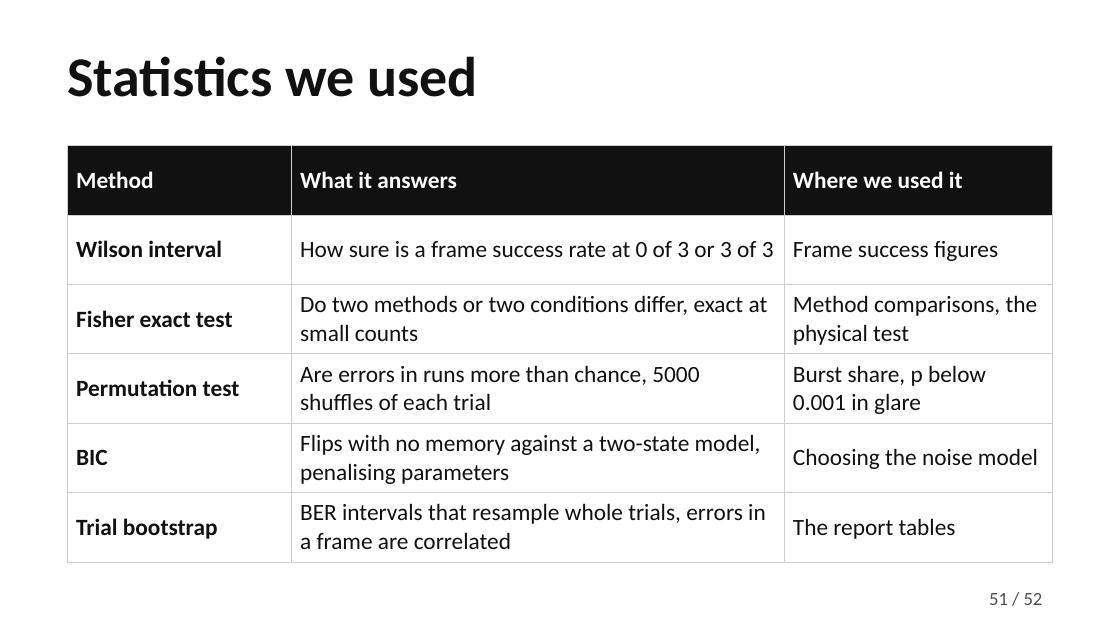
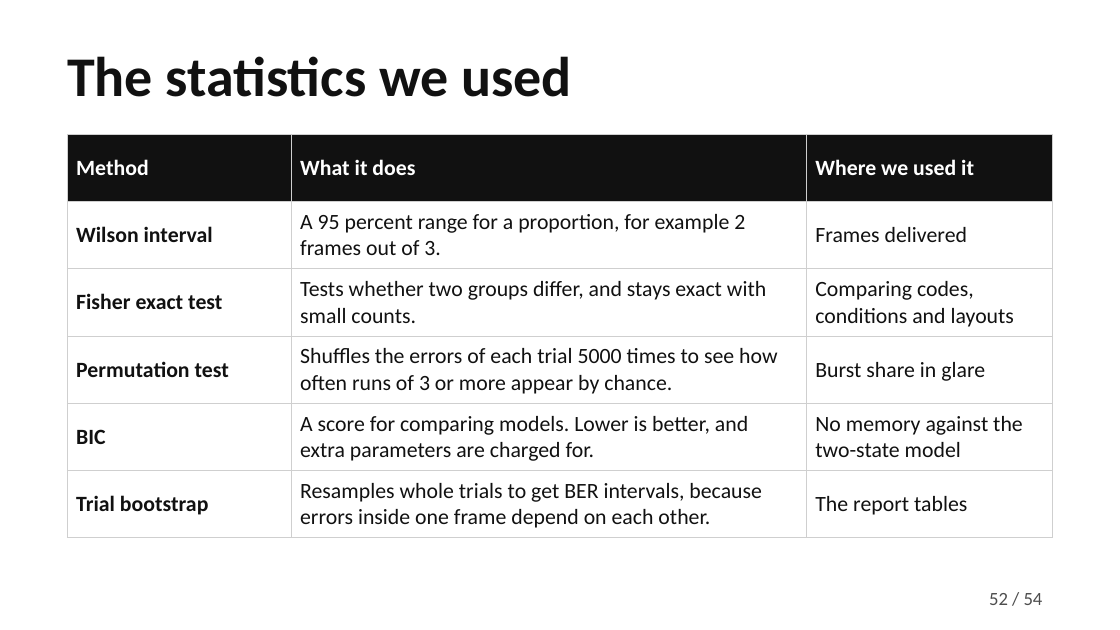
Before and after one commit to MuhammadMaazA/SamplingCW, a slide deck: slide 52 of presentation/gridlink-presentation.pptx (slide 51 before the commit). Drawn at 1120x630 pixels with LibreOffice and Linux fonts; fonts in the diff are those of the drawing. Boxes give left, top, right and bottom in pixels: in the first picture for what was removed or moved away, otherwise in the second. Text is boxed around its words. In the diff, an @@ line names an element or a change of style, - is before the commit and + after.

```diff
--- a/presentation/gridlink-presentation.pptx
+++ b/presentation/gridlink-presentation.pptx
@@ title at [67, 56, 571, 97]: text changed @@
-Statistics we used
+The statistics we used
@@ table at [67, 134, 1053, 532] @@
-row 1, column 2: What it answers
+row 1, column 2: What it does
-row 2, column 2: How sure is a frame success rate at 0 of 3 or 3 of 3
+row 2, column 2: A 95 percent range for a proportion, for example 2 frames out of 3.
-row 2, column 3: Frame success figures
+row 2, column 3: Frames delivered
-row 3, column 2: Do two methods or two conditions differ, exact at small counts
+row 3, column 2: Tests whether two groups differ, and stays exact with small counts.
-row 3, column 3: Method comparisons, the physical test
+row 3, column 3: Comparing codes, conditions and layouts
-row 4, column 2: Are errors in runs more than chance, 5000 shuffles of each trial
+row 4, column 2: Shuffles the errors of each trial 5000 times to see how often runs of 3 or more appear by chance.
-row 4, column 3: Burst share, p below 0.001 in glare
+row 4, column 3: Burst share in glare
-row 5, column 2: Flips with no memory against a two-state model, penalising parameters
+row 5, column 2: A score for comparing models. Lower is better, and extra parameters are charged for.
-row 5, column 3: Choosing the noise model
+row 5, column 3: No memory against the two-state model
-row 6, column 2: BER intervals that resample whole trials, errors in a frame are correlated
+row 6, column 2: Resamples whole trials to get BER intervals, because errors inside one frame depend on each other.
@@ size 15 to 14 pt in "Method", "Where we used it", "Wilson interval", "Fisher exact test" and 4 more places @@
@@ table: place and size @@
-table at [67, 146, 1053, 553]
+table at [67, 134, 1053, 532]
@@ page number at [989, 593, 1008, 605]: text changed @@
-51
+52
@@ text at [1024, 593, 1043, 605]: text changed @@
-/ 52
+/ 54
```
Also in this commit, not shown: 40 other slides changed, 13 slides added, 11 slides removed, 42 other files.
